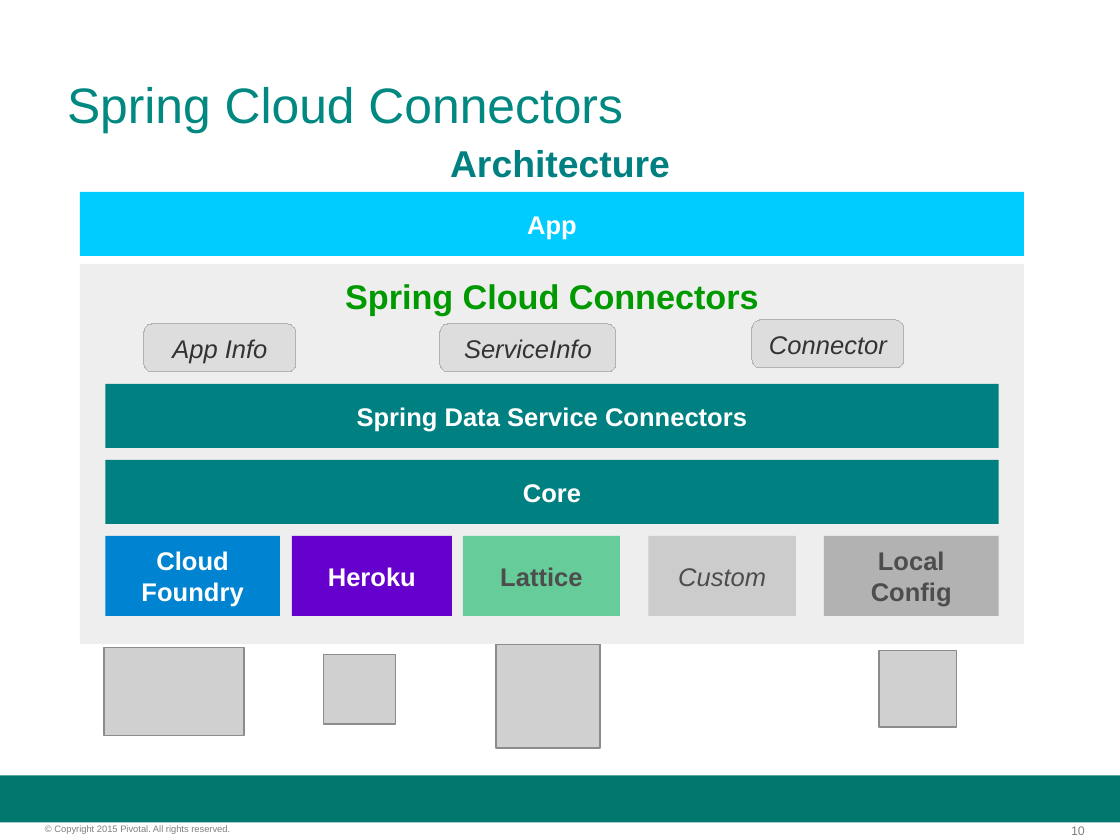
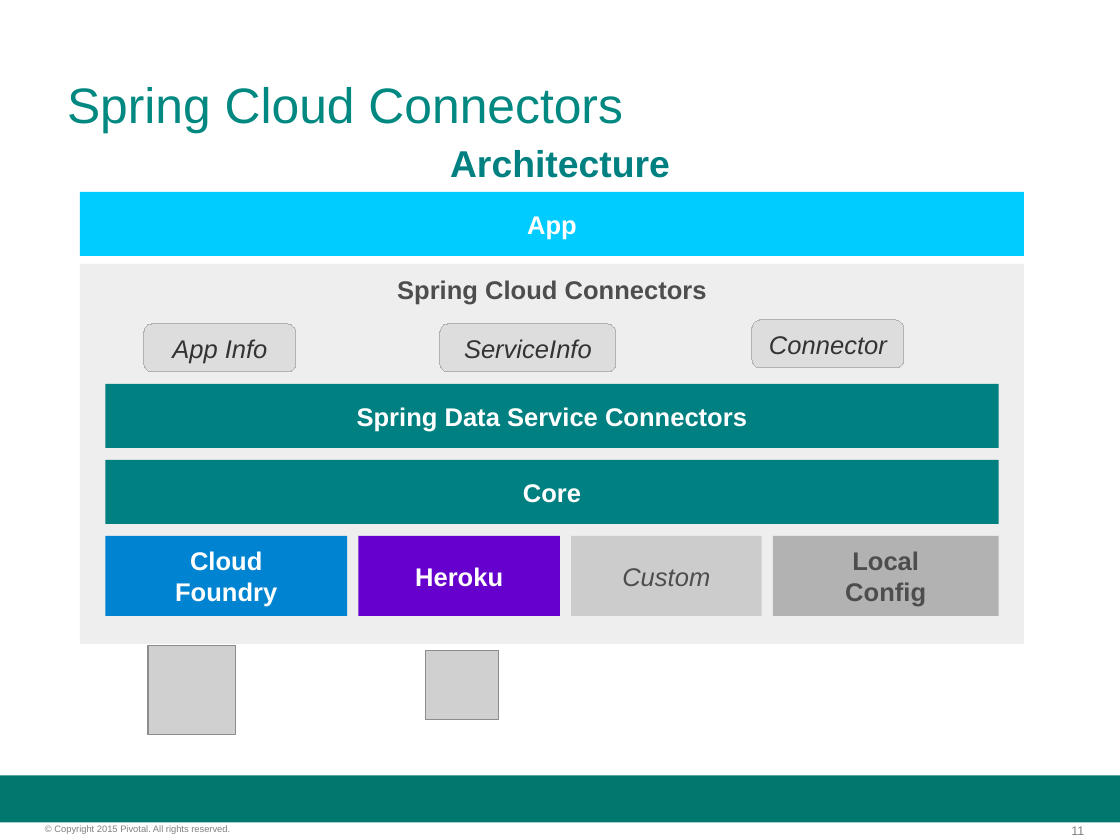
Before and after one commit to ChenLinBo/MigratingAMonolithApplicationToCloudNative, a slide deck: slide 11 of sessions/slides/session-03-rest-cloud-connector.odp (slide 10 before the commit). Drawn at 1120x840 pixels with LibreOffice and Linux fonts; fonts in the diff are those of the drawing; grey boxes stand for pictures; background and template pictures are left out. Boxes give left, top, right and bottom in pixels: in the first picture for what was removed or moved away, otherwise in the second. Text is boxed around its words. In the diff, an @@ line names an element or a change of style, - is before the commit and + after.

Commit message:
03 cloud connector slides - improved examples

```diff
--- a/sessions/slides/session-03-rest-cloud-connector.odp
+++ b/sessions/slides/session-03-rest-cloud-connector.odp
@@ rectangle "Spring Cloud Connectors" at [80,264,1024,644]: size 22 to 16.4 pt, text colour #009900 to #4D4D4D @@
@@ rectangle "Cloud": place and size @@
-rectangle "Cloud" at [105,536,280,616]
+rectangle "Cloud" at [105,536,347,616]
@@ rectangle "Heroku": place and size @@
-rectangle "Heroku" at [292,536,452,616]
+rectangle "Heroku" at [358,536,560,616]
@@ rectangle removed at [463,536,619,616] @@
-Lattice
@@ rectangle "Custom": place and size @@
-rectangle "Custom" at [648,536,796,616]
+rectangle "Custom" at [571,536,762,616]
@@ rectangle "Local": place and size @@
-rectangle "Local" at [824,536,999,616]
+rectangle "Local" at [773,536,999,616]
@@ picture: place and size @@
-picture at [104,648,244,737]
+picture at [148,645,235,735]
@@ picture removed at [323,655,395,725] @@
@@ picture: place and size @@
-picture at [496,644,600,748]
+picture at [426,650,498,719]
@@ picture removed at [879,651,956,727] @@
@@ page number at [1071,826,1084,835]: text changed @@
-10
+11
```
Also in this commit, not shown: 1 other slide changed, 1 slide added, 4 slides removed, 2 other files.
